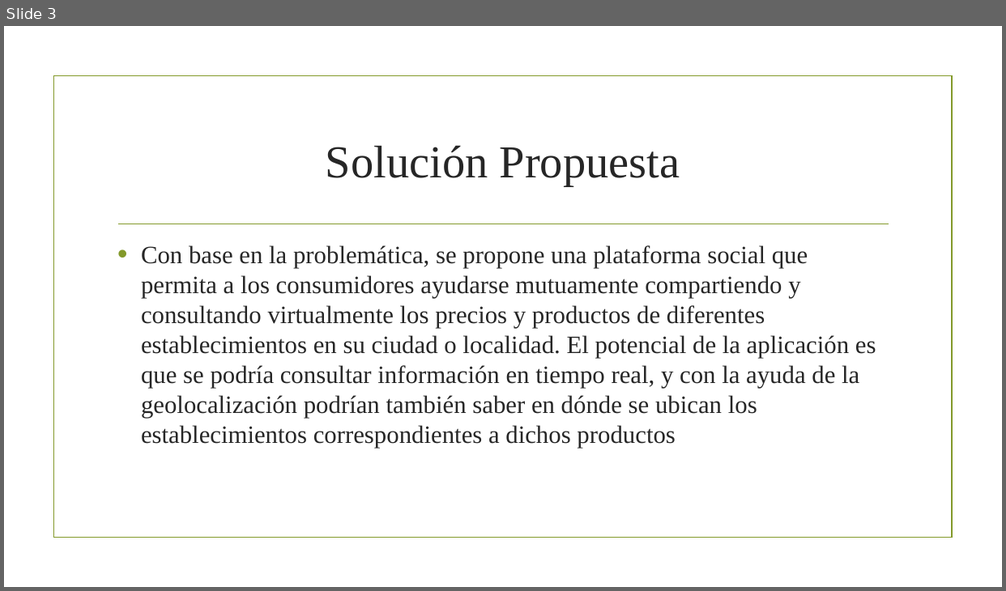
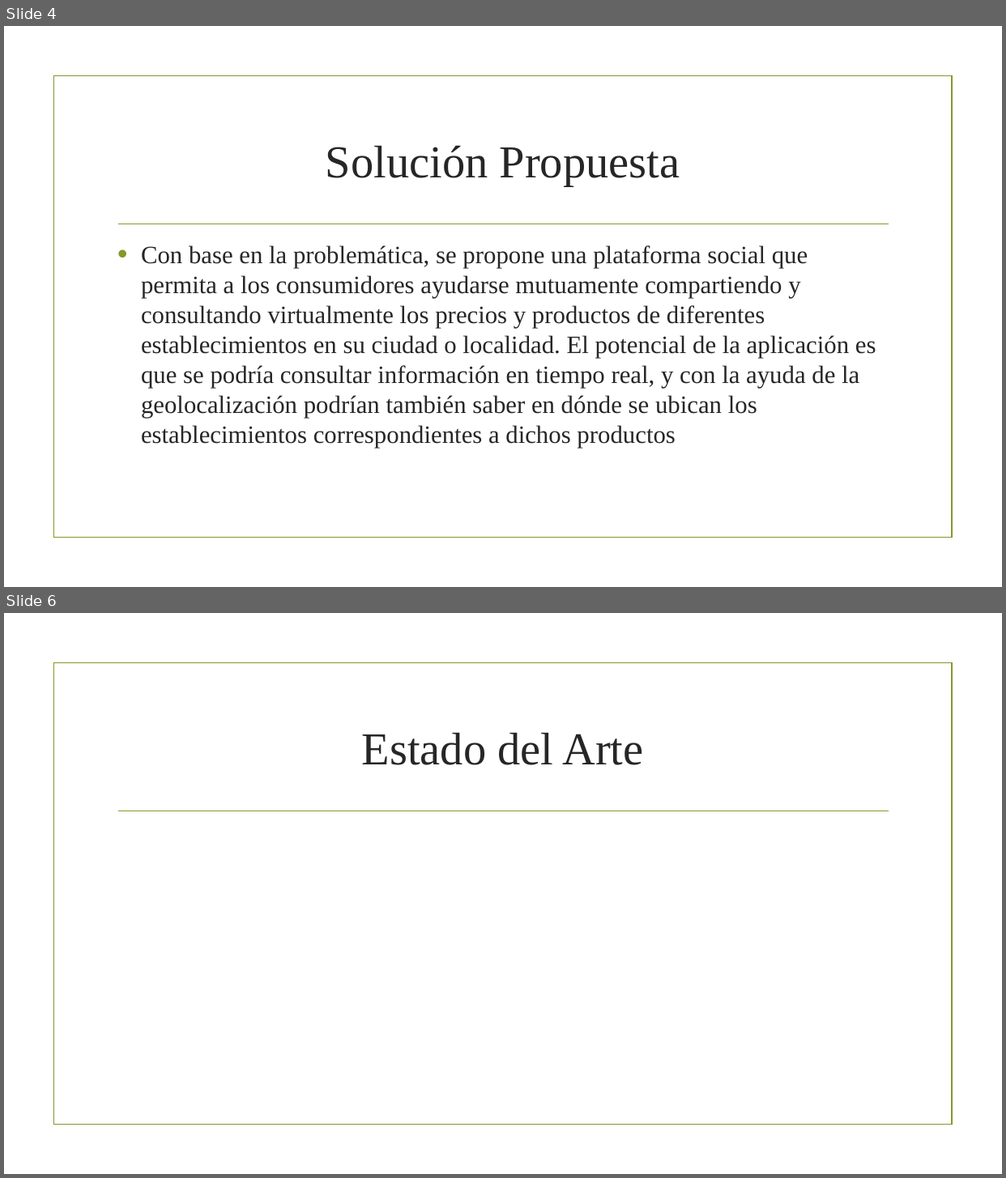
Before and after one commit to luudz/TT_2015_A018, a slide deck: 1erSeminario.pptx. Shown one above the other, each under a label of ours: slide 3 before the commit, slides 4 and 6 after it; the slides between them are not shown. The pictures are 1006x591 and 1006x1178 pixels, drawn with LibreOffice and Linux fonts; fonts in the diff are those of the drawing; background and template pictures are left out. Boxes give left, top, right and bottom in pixels: in the first picture for what was removed or moved away, otherwise in the second. Text is boxed around its words. In the diff, an @@ line names an element or a change of style, - is before the commit and + after.

```diff
--- a/1erSeminario.pptx
+++ b/1erSeminario.pptx
@@ slide 6 added at [4,613,1002,1174], background picture (left out); not listed: 2 template elements that a slide beside it also shows @@
@@ title added at [362,733,643,765], 44 pt, text #262626 @@
+Estado del Arte
@@ what was slide 3 is now slide 4 @@
```
Also in this commit, not shown: 2 other slides added, 1 slide removed, 1 other file.
